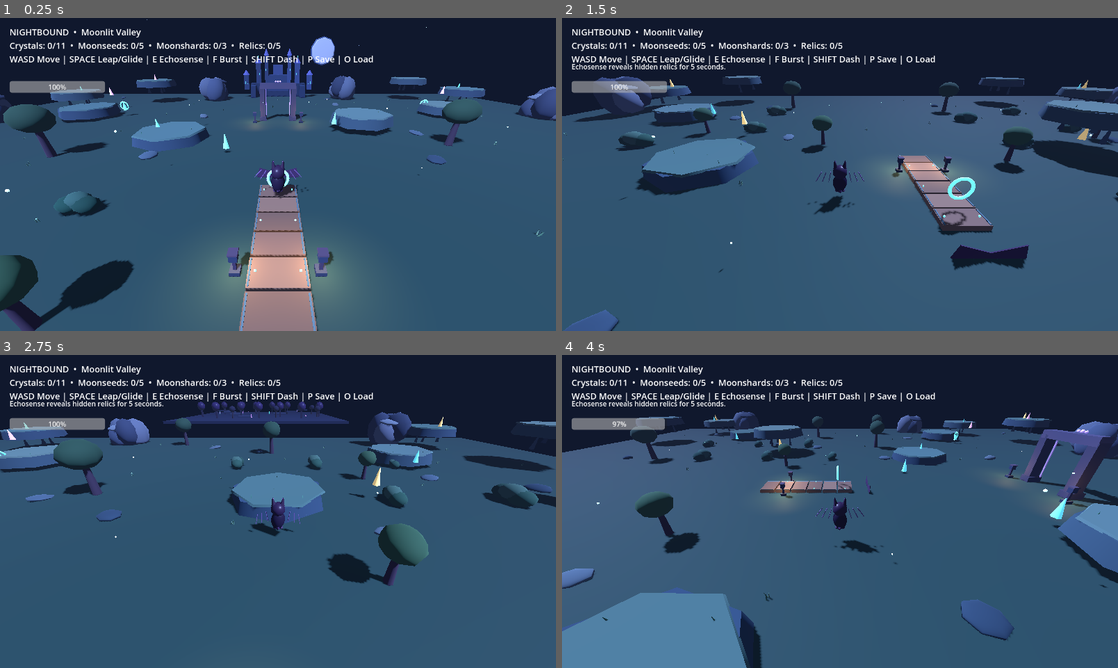
Above: before the commit, frames 1-4 (two rows, left to right).
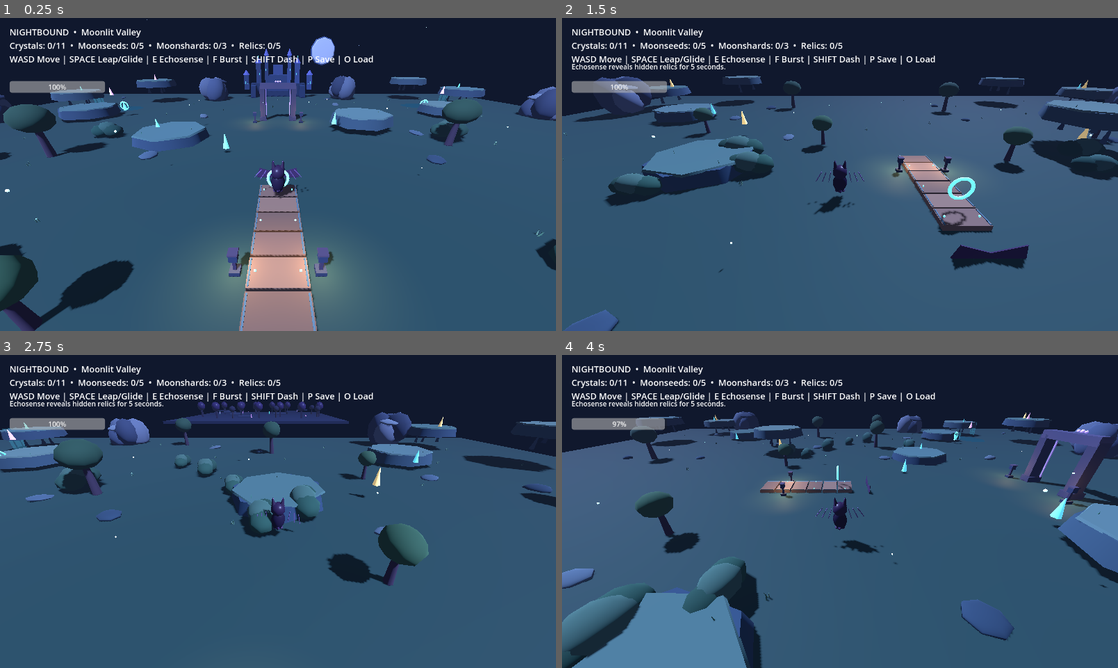
Above: after the commit, the same moments.

Repository: Dynamon91/nightbound
Game: Godot game, scene res://scenes/main.tscn
The game is run twice, just before and just after one commit, with the same random seed, the same clock (stepped at 60 frames per second) and the same inputs.
Inputs:
- Up to frame 1 (0.25 s): no input
- Up to frame 2 (1.5 s): hold D (move_right) 0.53-1.28 s; tap F (burst) at 0.6 s; tap Space (jump) at 0.77 s; hold S (move_back) from 1.28 s (still down); tap E (echosense) at 1.35 s
- Up to frame 3 (2.75 s): tap Space (jump) at 1.52 s; release S (move_back) at 2.03 s; hold D (move_right) from 2.03 s (still down); tap Shift (shadow_dash) at 2.1 s
- Up to frame 4 (4 s): release D (move_right) at 2.78 s; hold W (move_forward) 2.78-3.53 s; tap F (burst) at 2.85 s; tap Space (jump) at 3.02, 3.77 s; hold A (move_left) from 3.53 s (still down); tap E (echosense) at 3.6 s

The runs differ from the first frame. In frame 1, 1.0% of the frame differs, in the area x 0-100%, y 21-81%; in frame 2, 2.5%; in frame 3, 2.1%; in frame 4, 3.6%, in the area x 0-75%, y 21-100%.
Error after the commit: Invalid assignment of property or key 'radial_segments' with value of type 'int' on a base object of type 'TorusMesh'. (res://scripts/main.gd:198)

Commit message:
art: add reflective pools, waterfall ribbons and stronger foreground foliage

Diff:
--- a/scripts/main.gd
+++ b/scripts/main.gd
@@ -168,6 +168,74 @@
 	light.omni_range=6.0*size_value
 	light.shadow_enabled=false
 	add_child(light)
+func build_shallow_pool(p:Vector3,radius_x:float,radius_z:float)->void:
+	# A low, translucent magical pool adds a cool reflective break to the flat ground plane.
+	var water:=MeshInstance3D.new()
+	var water_mesh:=CylinderMesh.new()
+	water_mesh.top_radius=1.0
+	water_mesh.bottom_radius=1.0
+	water_mesh.height=.025
+	water_mesh.radial_segments=24
+	water.mesh=water_mesh
+	water.position=p
+	water.scale=Vector3(radius_x,1.0,radius_z)
+	var water_material:=StandardMaterial3D.new()
+	water_material.albedo_color=Color(.13,.43,.63,.72)
+	water_material.transparency=BaseMaterial3D.TRANSPARENCY_ALPHA
+	water_material.roughness=.22
+	water_material.metallic=.16
+	water_material.shading_mode=BaseMaterial3D.SHADING_MODE_UNSHADED
+	water_material.emission_enabled=true
+	water_material.emission=Color("#164c7d")
+	water_material.emission_energy_multiplier=.24
+	water.material_override=water_material
+	add_child(water)
+	for ripple_index in range(3):
+		var ripple:=MeshInstance3D.new()
+		var ripple_mesh:=TorusMesh.new()
+		ripple_mesh.inner_radius=.92
+		ripple_mesh.outer_radius=1.0
+		ripple_mesh.radial_segments=24
+		ripple_mesh.rings=6
+		ripple.mesh=ripple_mesh
+		ripple.rotation.x=PI*.5
+		var ripple_scale:=.55+float(ripple_index)*.31
+		ripple.scale=Vector3(radius_x*ripple_scale,1.0,radius_z*ripple_scale)
+		ripple.position=p+Vector3(0,.035+float(ripple_index)*.002,0)
+		var ripple_material:=mat(Color("#4ec8dd"),.3)
+		ripple_material.emission_enabled=true
+		ripple_material.emission=Color("#248bbf")
+		ripple_material.emission_energy_multiplier=.28
+		ripple.material_override=ripple_material
+		add_child(ripple)
+func build_waterfall(p:Vector3,width:float,height:float)->void:
+	# Narrow vertical ribbons make the elevated platforms feel connected to the valley below.
+	var fall:=MeshInstance3D.new()
+	var fall_mesh:=QuadMesh.new()
+	fall_mesh.size=Vector2(width,height)
+	fall.mesh=fall_mesh
+	fall.position=p+Vector3(0,height*.5,0)
+	var fall_material:=StandardMaterial3D.new()
+	fall_material.albedo_color=Color(.28,.72,.9,.54)
+	fall_material.transparency=BaseMaterial3D.TRANSPARENCY_ALPHA
+	fall_material.shading_mode=BaseMaterial3D.SHADING_MODE_UNSHADED
+	fall_material.emission_enabled=true
+	fall_material.emission=Color("#229cda")
+	fall_material.emission_energy_multiplier=.32
+	fall.material_override=fall_material
+	add_child(fall)
+	for ribbon_index in range(2):
+		var ribbon:=MeshInstance3D.new()
+		var ribbon_mesh:=QuadMesh.new()
+		ribbon_mesh.size=Vector2(width*(.11 if ribbon_index==0 else .07),height*.9)
+		ribbon.mesh=ribbon_mesh
+		ribbon.position=p+Vector3((-.22 if ribbon_index==0 else .24)*width,height*.5,.015)
+		var ribbon_material:=mat(Color("#8ee8f0"),.3)
+		ribbon_material.emission_enabled=true
+		ribbon_material.emission=Color("#63d8ed")
+		ribbon_material.emission_energy_multiplier=.3
+		ribbon.material_override=ribbon_material
+		add_child(ribbon)
 func build_gate_detail()->void:
 	# Layered stone footing, thin carved trim and emissive runes make the gate a real landmark.
 	for side in [-1.0,1.0]:
@@ -381,11 +449,12 @@
 	for p in [Vector3(-8,0,10),Vector3(8,0,14),Vector3(-22,0,16),Vector3(22,0,18)]: tree(p,.72,Color("#3e6247"))
 	build_entry_bridge()
 	build_valley_ground_detail()
-	for bush_index in range(12):
-		var side:float=-1.0 if bush_index%2==0 else 1.0
-		var row:=float(bush_index/2)
-		var bush_pos:=Vector3(side*(11.5+float((bush_index*3)%4)*5.0),0.02,4.0+row*4.8)
-		bush_cluster(bush_pos,1.0+float(bush_index%3)*.16,Color("#285548") if bush_index%2==0 else Color("#345c4c"))
+	var bush_positions:Array[Vector3]=[
+		Vector3(-13,0.02,8),Vector3(13,0.02,8),Vector3(-19,0.02,5),Vector3(19,0.02,5),
+		Vector3(-15,0.02,11),Vector3(15,0.02,11),Vector3(-24,0.02,1),Vector3(24,0.02,1),
+		Vector3(-27,0.02,-3),Vector3(27,0.02,-3),Vector3(-20,0.02,-10),Vector3(20,0.02,-10)]
+	for bush_index in range(bush_positions.size()):
+		bush_cluster(bush_positions[bush_index],1.25+float(bush_index%3)*.22,Color("#285548") if bush_index%2==0 else Color("#345c4c"))
 	var ps=[Vector3(-5,1,-5),Vector3(7,1.5,-12),Vector3(-14,1.2,-10),Vector3(-25,1.5,-21),Vector3(-38,3.2,-29),Vector3(25,1.5,-23),Vector3(38,3.4,-33),Vector3(-25,1.5,24),Vector3(-38,3.5,35),Vector3(25,1.6,25),Vector3(38,3.7,36)]
 	for i in range(11):
 		var id:="crystal_%02d"%i; if not collected_crystals.has(id): var n:=gem(ps[i],Color("#68e9ff")); n.name=id; crystal_nodes.append(n)
@@ -408,6 +477,12 @@
 	build_lantern(Vector3(3.35,0,-16.6),.9,Color("#ffbf70"))
 	build_lantern(Vector3(-1.75,0,8.0),.72,Color("#ffd18b"))
 	build_lantern(Vector3(1.75,0,8.0),.72,Color("#ffd18b"))
+	build_shallow_pool(Vector3(-30,.02,-27.0),3.8,2.6)
+	build_shallow_pool(Vector3(29,.02,-30.0),3.6,2.5)
+	build_waterfall(Vector3(-30,0,-24.0),2.6,1.55)
+	build_waterfall(Vector3(28,0,-26.0),2.4,1.55)
+	build_waterfall(Vector3(-38,0,-32.0),2.1,2.85)
+	build_waterfall(Vector3(38,0,-36.0),2.1,3.25)
 func build_veilwood()->void:
 	build_motes(130,28,31,Color("#d5a1ff"))
 	box(Vector3(130,-.5,0),Vector3(76,1,76),Color("#252d50"),true)
